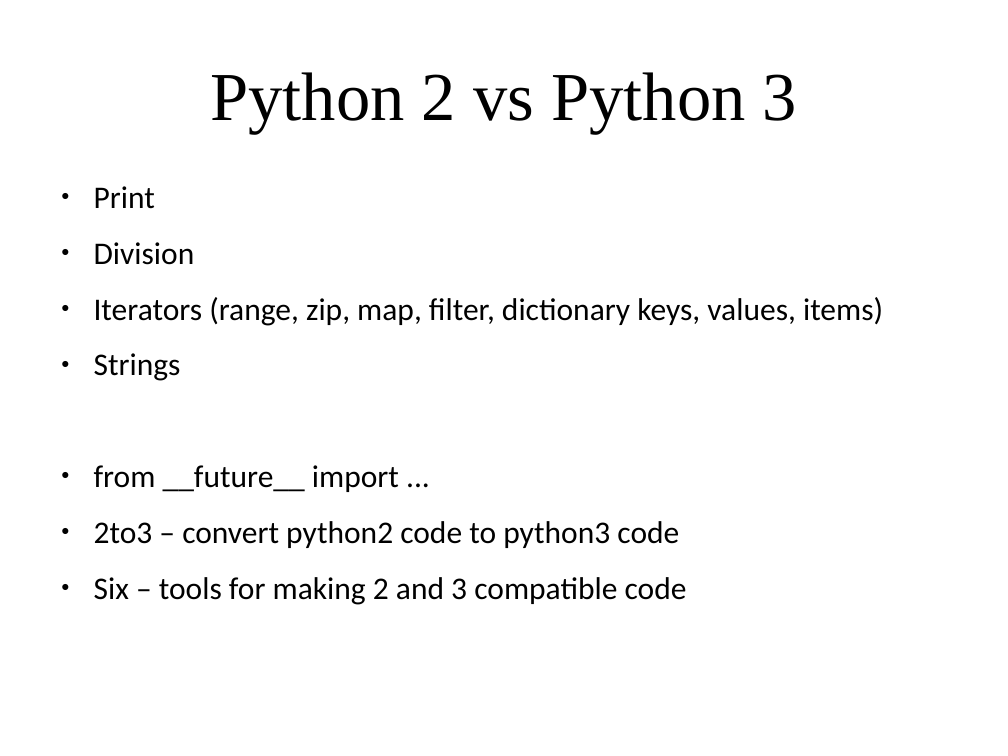
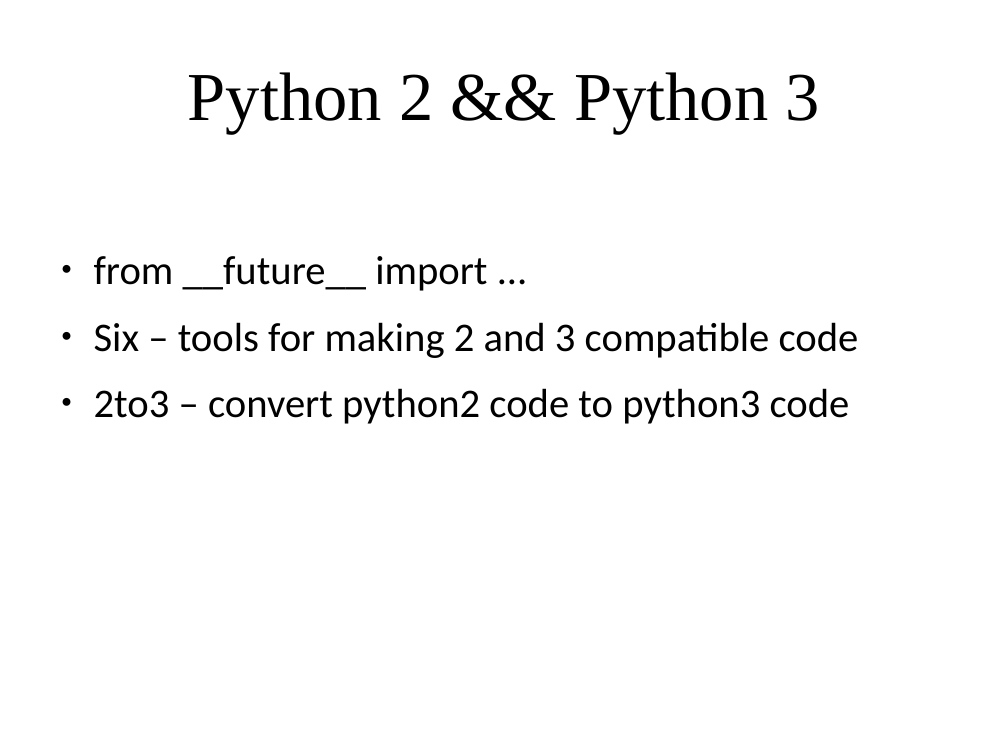
Before and after one commit to amueller/applied_ml_spring_2017, a slide deck: slide 34 of slides/aml-02-012317.odp. Drawn at 1008x756 pixels with LibreOffice and Linux fonts; fonts in the diff are those of the drawing. Boxes give left, top, right and bottom in pixels: in the first picture for what was removed or moved away, otherwise in the second. Text is boxed around its words. In the diff, an @@ line names an element or a change of style, - is before the commit and + after.

```diff
--- a/slides/aml-02-012317.odp
+++ b/slides/aml-02-012317.odp
@@ title at <box>188,72,820,134</box>: text changed @@
-Python 2 vs Python 3
+Python 2 && Python 3
@@ text at <box>94,186,883,381</box>: paragraphs removed @@
-● Print
-● Division
-● Iterators (range, zip, map, filter, dictionary keys, values, items)
-● Strings
@@ text at <box>94,256,850,424</box>: size 24.8 to 32 pt in "from __future__ import ...", "2to3 – convert python2 code to python3 ..." @@
@@ text at <box>94,322,859,358</box>: paragraph added @@
+● Six – tools for making 2 and 3 compatible code
@@ text at <box>94,577,687,605</box>: paragraph removed @@
-● Six – tools for making 2 and 3 compatible code
```
Also in this commit, not shown: 3 other slides changed, 6 slides added, 1 slide removed.
